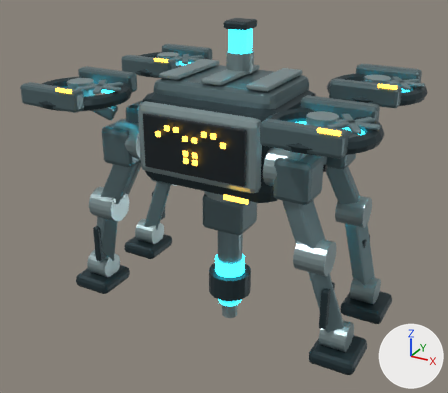
One commit to the glTF model assets/isao-birudoron/isao_birudoron_lod0.glb: the scene before it, then after it.
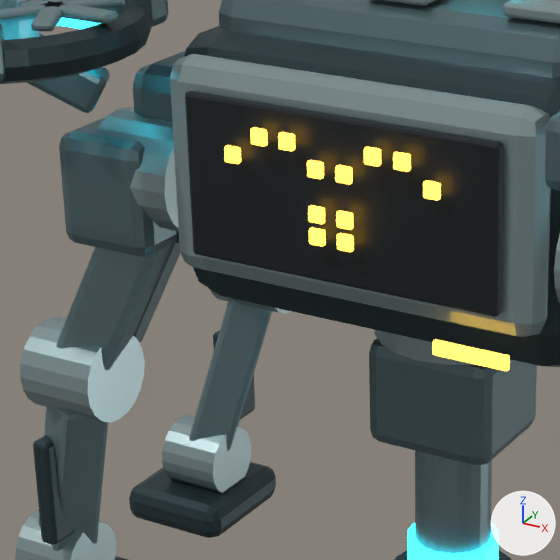
Each version appears first whole from a camera (50 mm lens) standing at (1.451, -2.709, 2.098) and looking at (-0.015, -0.043, 0.766), and next in a close-up on the part from 18% to 59% of the width and 21% to 68% of the height. Arrows for +X, +Y and +Z are at lower right; the lights stay in place. The first two pictures are the older version. Where no turn or scale is listed for an object, it has been applied to the vertices. Vertices at exactly the same position are counted once.

The scene before the commit, as lines of its bpy script (objects in view):
```python
me_cube_001 = bpy.data.meshes.new('Cube.001')
me_cube_001.from_pydata(...)  # 56 vertices, 108 faces; spans x -0.39..0.39, y -0.3..0.3, z -0.24..0.24
me_cube_001.materials.append(mat_isao_graphite_lod0)  # dark cyan #304248
me_cube_014 = bpy.data.meshes.new('Cube.014')
me_cube_014.from_pydata(...)  # 672 vertices, 1296 faces; spans x -0.063..0.314, y -0.006..0.006, z -0.158..0.014
me_cube_014.materials.append(mat_isao_amber_lod0)  # orange #f8b842, glowing orange #ffbd44
me_torus = bpy.data.meshes.new('Torus')
me_torus.from_pydata(...)  # a torus around z (ring radius 0.215, tube radius 0.034) spanning x -0.249..0.249, y -0.249..0.249, z -0.034..0.034
me_torus.materials.append(mat_isao_graphite_lod0)  # dark cyan #304248
ob_body_pitch_mesh_graphite = bpy.data.objects.new('BODY_PITCH_MESH_GRAPHITE', me_cube_001)
ob_body_pitch_mesh_graphite.location = (0.0, 0.0, 1.1)
ob_face_neutral_mesh_amber = bpy.data.objects.new('FACE_NEUTRAL_MESH_AMBER', me_cube_014)
ob_face_neutral_mesh_amber.location = (-0.125, -0.397, 1.225)
ob_rotor_fl_mount_mesh_graphite = bpy.data.objects.new('ROTOR_FL_MOUNT_MESH_GRAPHITE', me_torus)
ob_rotor_fl_mount_mesh_graphite.location = (-0.63, -0.39, 1.33)
# also in view: 'ROTOR_FL_MOUNT_MESH_ARMOR' at (-0.63, -0.39, 1.3); 'LEG_RL_CLAW_MESH_EDGE' at (-0.72, 0.235, 0.26); 'LEG_FL_HIP_MESH_ARMOR' at (-0.485, -0.25, 1.05); 'BODY_PITCH_MESH_EDGE' at (0.0, -0.071, 1.191); 'LEG_FL_CLAW_MESH_EDGE' at (-0.72, -0.235, 0.26)
```
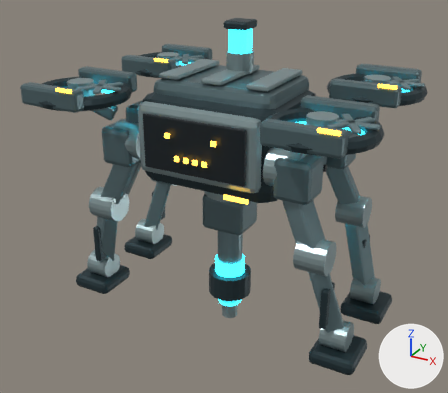
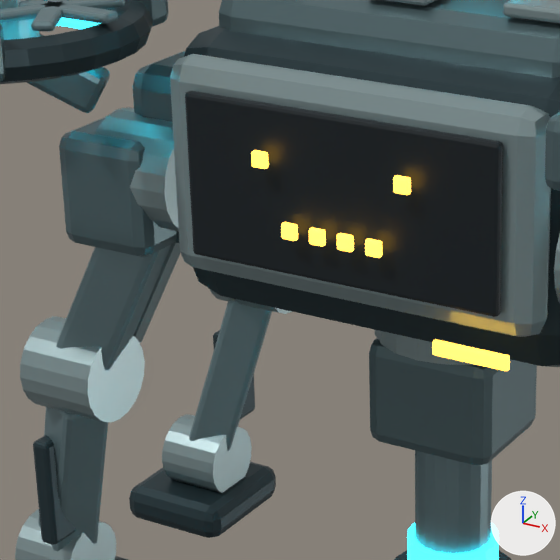
What differs and where, as boxes (x1, y1, x2, y2) in the close-ups (560 x 560 px; the box of a moved part takes in the faces that stretch with it):
'FACE_NEUTRAL_MESH_AMBER', reshaped, moved (26% narrower, 13% shorter)
    before: (224, 127, 441, 252)
    after: (251, 150, 411, 258)
part 1 of me_cube_014, moved or reshaped
    before: (309, 227, 326, 247)
    after: (281, 222, 298, 241)
part 2 of me_cube_014, moved or reshaped
    before: (337, 233, 354, 252)
    after: (365, 238, 383, 258)
part 3 of me_cube_014, deleted
    before: (224, 132, 441, 201)

Diff of the bpy script that builds the scene:
```diff
--- a/assets/isao-birudoron/isao_birudoron_lod0.glb.py
+++ b/assets/isao-birudoron/isao_birudoron_lod0.glb.py
@@ me_cube_014 @@
 # used by ob_face_neutral_mesh_amber; location = (-0.125, -0.397, 1.225)
-me_cube_014.from_pydata(...)  # 672 vertices, 1296 faces; spans x -0.063..0.314, y -0.006..0.006, z -0.158..0.014
+me_cube_014.from_pydata(...)  # 336 vertices, 648 faces; spans x -0.014..0.264, y -0.006..0.006, z -0.122..0.014
+# me_cube_014 part 1: the loose piece of 56 vertices spanning x 0.087..0.113, y -0.006..0.006, z -0.158..-0.131 is moved by (-0.05, 0.0, 0.036)
+# me_cube_014 part 2: the loose piece of 56 vertices spanning x 0.137..0.164, y -0.006..0.006, z -0.158..-0.131 is moved by (0.05, 0.0, 0.036)
+# me_cube_014 part 3: 6 loose pieces with 336 vertices, spanning x -0.063..0.314, y -0.006..0.006, z -0.05..0.014, are deleted
 me_cube_014.materials.append(mat_isao_amber_lod0)
@@ ob_face_neutral_mesh_amber @@
 ob_face_neutral_mesh_amber = bpy.data.objects.new('FACE_NEUTRAL_MESH_AMBER', me_cube_014)
-ob_face_neutral_mesh_amber.location = (-0.125, -0.397, 1.225)
+ob_face_neutral_mesh_amber.location = (-0.125, -0.397, 1.189)
```
